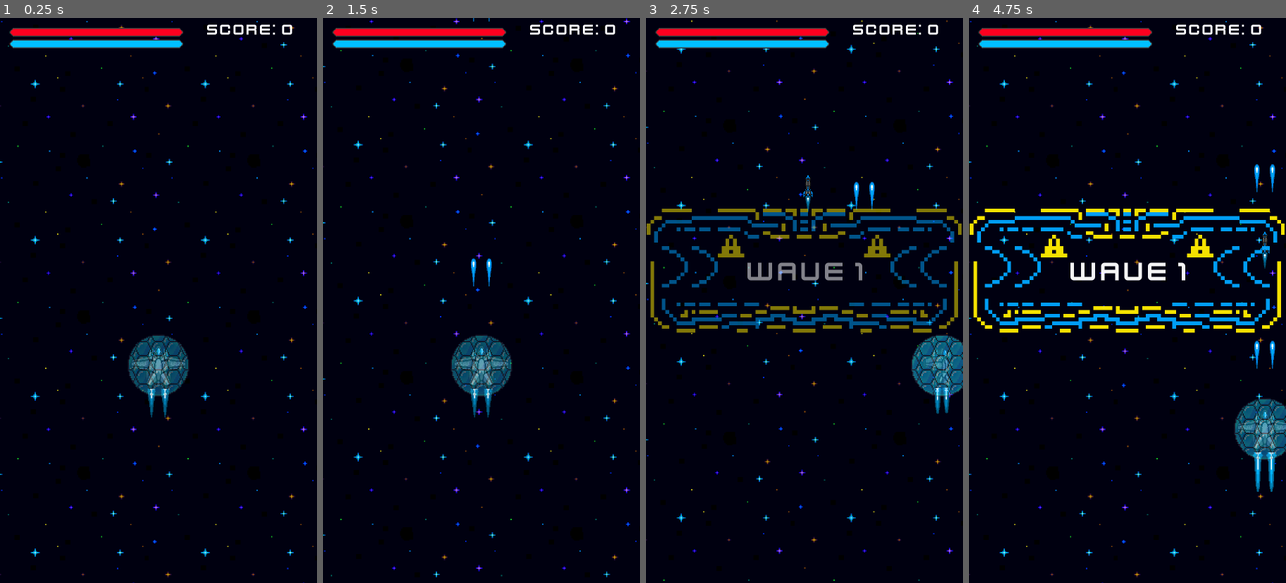
Above: before the commit, frames 1-4 (left to right).
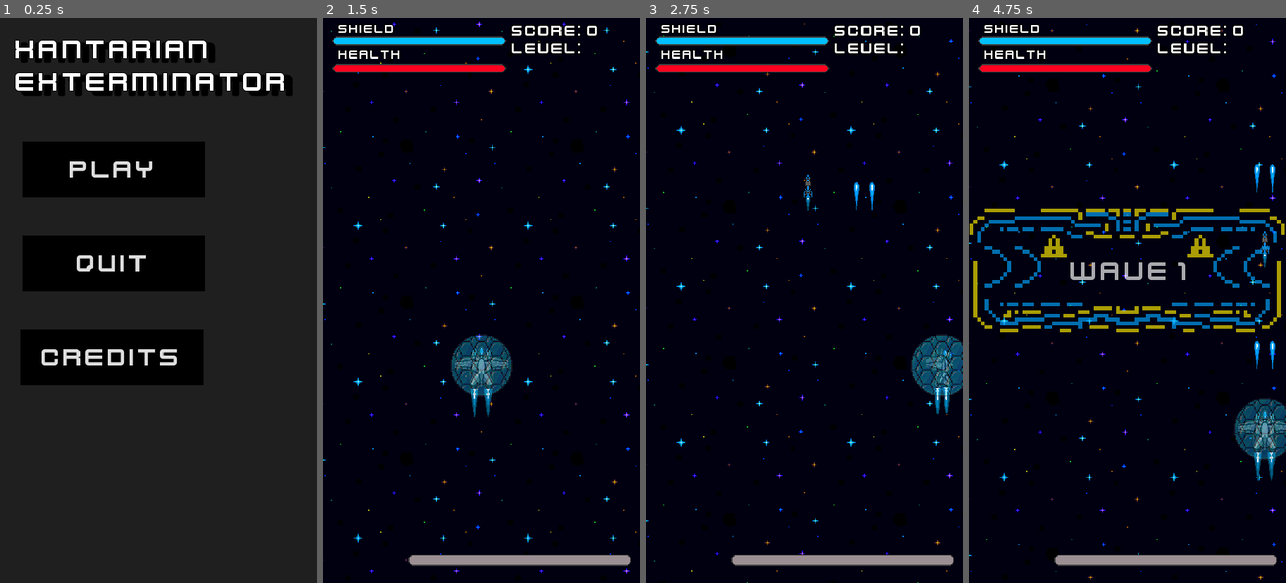
Above: after the commit, the same moments.

Repository: MichaelG-DTE/Final-Godot-DTE-Assessment-Game-Github
Game: Godot game, scene res://Scenes/main_menu.tscn
Two runs of this game, one before a commit and one after it. Both use one fixed random seed, a clock stepped at 60 frames per second and the inputs below. Before the commit the project starts from res://Scenes/level_one.tscn.
Inputs (mouse positions are in pixels of both pictures, inside the frame that each line leads up to):
- Up to frame 1 (0.25 s): no input
- Up to frame 2 (1.5 s): click (433, 357) at 0.5 s, where only the run after the commit has a clickable "CREDITS"; click (437, 170) at 1.25 s, where only the run after the commit has a clickable "PLAY"
- Up to frame 3 (2.75 s): move the mouse to (874, 272) at 2.02 s; hold D (Right) from 2.03 s (still down); hold Right mouse button (MissileShoot) from 2.03 s (still down); click (874, 272) at 2.3 s
- Up to frame 4 (4.75 s): move the mouse to (1064, 328) at 2.77 s; release D (Right) at 2.78 s; release Right mouse button (MissileShoot) at 2.78 s; hold S (Down) 2.78-3.53 s; click (1064, 328) at 2.85 s; right-click (1064, 328) at 3.05 s; move the mouse to (1159, 176) at 3.52 s; hold D (Right) 3.53-4.28 s; hold Right mouse button (MissileShoot) 3.53-4.28 s; click (1159, 176) at 3.8 s; move the mouse to (1111, 413) at 4.27 s; hold W (Up) from 4.28 s (still down); click (1111, 413) at 4.35 s; right-click (1111, 413) at 4.55 s

The runs differ from the first frame. In frame 1, 82% of the frame differs, in the area x 0-100%, y 0-100%; in frame 2, 6.6%; in frame 3, 12%; in frame 4, 12%.

Commit message:
Added main menu and pause menu. Added comments to multiple scripts. Pause menu currently does not resume. Level counter currently displays nothing. Wave Timer does not work.

Diff:
--- a/Scenes/hud.tscn
+++ b/Scenes/hud.tscn
@@ -1,9 +1,27 @@
-[gd_scene load_steps=5 format=3 uid="uid://bxku0qlg6n3ny"]
+[gd_scene load_steps=8 format=3 uid="uid://bxku0qlg6n3ny"]
 
 [ext_resource type="Script" path="res://Scripts/HUD.gd" id="1_jma6v"]
 [ext_resource type="FontFile" uid="uid://curv7mnfbfjud" path="res://Assets/Game Assets/kenvector_future.ttf" id="2_yfgnw"]
-[ext_resource type="PackedScene" uid="uid://43oeh6c1hywj" path="res://Scenes/texture_progress_bar.tscn" id="3_2q4kj"]
-[ext_resource type="PackedScene" uid="uid://clbakaiyc3qut" path="res://Scenes/HealthBar.tscn" id="4_f305r"]
+[ext_resource type="PackedScene" uid="uid://43oeh6c1hywj" path="res://Scenes/shield_bar.tscn" id="3_q4xpe"]
+[ext_resource type="PackedScene" uid="uid://clbakaiyc3qut" path="res://Scenes/health_bar.tscn" id="4_6haqy"]
+
+[sub_resource type="LabelSettings" id="LabelSettings_6r2pk"]
+font = ExtResource("2_yfgnw")
+font_size = 45
+outline_size = 12
+outline_color = Color(0, 0, 0, 1)
+
+[sub_resource type="LabelSettings" id="LabelSettings_l8x45"]
+font = ExtResource("2_yfgnw")
+font_size = 45
+outline_size = 12
+outline_color = Color(0, 0, 0, 1)
+
+[sub_resource type="LabelSettings" id="LabelSettings_02ykb"]
+font = ExtResource("2_yfgnw")
+font_size = 36
+outline_size = 12
+outline_color = Color(0, 0, 0, 1)
 
 [node name="HUD" type="Control"]
 layout_mode = 3
@@ -18,26 +36,51 @@
 layout_mode = 1
 anchors_preset = 10
 anchor_right = 1.0
-offset_left = 264.0
-offset_top = 7.0
-offset_right = 264.0
-offset_bottom = 70.0
+offset_left = 536.0
+offset_top = 9.0
+offset_right = -5.0
+offset_bottom = 72.0
 grow_horizontal = 2
-theme_override_fonts/font = ExtResource("2_yfgnw")
-theme_override_font_sizes/font_size = 45
 text = "Score: 9999"
-horizontal_alignment = 1
+label_settings = SubResource("LabelSettings_6r2pk")
 
-[node name="ShieldBar" parent="." instance=ExtResource("3_2q4kj")]
+[node name="Level" type="Label" parent="."]
+layout_mode = 0
+offset_left = 536.0
+offset_top = 60.0
+offset_right = 889.0
+offset_bottom = 128.0
+text = "Level: 1"
+label_settings = SubResource("LabelSettings_l8x45")
+
+[node name="Shield" type="Label" parent="."]
+layout_mode = 0
+offset_left = 44.0
+offset_top = 10.0
+offset_right = 206.0
+offset_bottom = 51.0
+text = "Shield"
+label_settings = SubResource("LabelSettings_02ykb")
+
+[node name="ShieldBar" parent="." instance=ExtResource("3_q4xpe")]
 layout_mode = 0
 offset_left = 27.0
-offset_top = 61.0
+offset_top = 53.0
 offset_right = 520.0
-offset_bottom = 86.0
+offset_bottom = 78.0
 
-[node name="HealthBar" parent="." instance=ExtResource("4_f305r")]
+[node name="Health" type="Label" parent="."]
+layout_mode = 0
+offset_left = 44.0
+offset_top = 83.0
+offset_right = 224.0
+offset_bottom = 124.0
+text = "Health"
+label_settings = SubResource("LabelSettings_02ykb")
+
+[node name="HealthBar" parent="." instance=ExtResource("4_6haqy")]
 layout_mode = 0
 offset_left = 27.0
-offset_top = 28.0
+offset_top = 130.0
 offset_right = 520.0
-offset_bottom = 53.0
+offset_bottom = 155.0
--- a/Scenes/level_one.tscn
+++ b/Scenes/level_one.tscn
@@ -10,6 +10,8 @@
 [ext_resource type="FontFile" uid="uid://curv7mnfbfjud" path="res://Assets/Game Assets/kenvector_future.ttf" id="6_4guqa"]
 [ext_resource type="PackedScene" uid="uid://cbjr3pu0m2hjr" path="res://Scenes/xantarian_skimmer.tscn" id="6_j5xpc"]
 [ext_resource type="PackedScene" uid="uid://cav32g27pjgwf" path="res://Scenes/level_complete_screen.tscn" id="8_33qqh"]
+[ext_resource type="PackedScene" uid="uid://xcn38tku7c7k" path="res://Scenes/pause_menu.tscn" id="9_kt6xs"]
+[ext_resource type="PackedScene" uid="uid://clbakaiyc3qut" path="res://Scenes/health_bar.tscn" id="10_8354x"]
 
 [sub_resource type="LabelSettings" id="LabelSettings_y75hu"]
 font = ExtResource("6_4guqa")
@@ -141,11 +143,11 @@
 }
 
 [node name="Level_One" type="Node2D"]
+process_mode = 3
 script = ExtResource("1_8c86t")
 wave1 = Array[PackedScene]([ExtResource("6_j5xpc"), ExtResource("6_j5xpc")])
 wave2 = Array[PackedScene]([ExtResource("6_j5xpc"), ExtResource("6_j5xpc"), ExtResource("4_vxc3a")])
 wave3 = Array[PackedScene]([ExtResource("4_vxc3a"), ExtResource("4_vxc3a"), ExtResource("6_j5xpc")])
-level = 0
 
 [node name="UI_Layer" type="CanvasLayer" parent="."]
 
@@ -206,6 +208,20 @@
 [node name="LevelCompleteScreen" parent="UI_Layer" instance=ExtResource("8_33qqh")]
 visible = false
 
+[node name="PauseMenu" parent="UI_Layer" instance=ExtResource("9_kt6xs")]
+visible = false
+offset_left = 1.0
+offset_top = 6.0
+offset_right = 1.0
+offset_bottom = 6.0
+
+[node name="TimerBar" parent="UI_Layer" instance=ExtResource("10_8354x")]
+offset_left = 243.0
+offset_top = 1520.0
+offset_right = 875.0
+offset_bottom = 1552.0
+tint_progress = Color(0.6118, 0.558706, 0.575281, 1)
+
 [node name="Background" type="Sprite2D" parent="."]
 texture_repeat = 2
 position = Vector2(-72, 0)
--- a/Scenes/level_three.tscn
+++ b/Scenes/level_three.tscn
@@ -12,7 +12,7 @@
 wave1 = Array[PackedScene]([ExtResource("2_mpa76"), ExtResource("4_i0jv6"), ExtResource("3_8suaa"), ExtResource("6_fwvvf")])
 wave2 = Array[PackedScene]([ExtResource("2_mpa76"), ExtResource("6_fwvvf"), ExtResource("4_i0jv6"), ExtResource("3_8suaa"), ExtResource("5_2y4no")])
 wave3 = Array[PackedScene]([ExtResource("2_mpa76"), ExtResource("5_2y4no"), ExtResource("7_3ac77"), ExtResource("4_i0jv6"), ExtResource("3_8suaa"), ExtResource("6_fwvvf")])
-level = 2
+level = 3
 
 [node name="EnemySpawnTimer" parent="." index="8"]
 wait_time = 0.3
--- a/Scenes/level_two.tscn
+++ b/Scenes/level_two.tscn
@@ -10,4 +10,4 @@
 wave1 = Array[PackedScene]([ExtResource("2_ry3bw"), ExtResource("3_4slvd"), ExtResource("4_2pk2k")])
 wave2 = Array[PackedScene]([ExtResource("2_ry3bw"), ExtResource("4_2pk2k"), ExtResource("2_ry3bw")])
 wave3 = Array[PackedScene]([ExtResource("4_2pk2k"), ExtResource("4_2pk2k"), ExtResource("2_ry3bw"), ExtResource("5_8c576")])
-level = 1
+level = 2
--- /dev/null
+++ b/Scenes/main_menu.tscn
@@ -0,0 +1,99 @@
+[gd_scene load_steps=6 format=3 uid="uid://ctfru7ihmin6r"]
+
+[ext_resource type="Script" path="res://Scripts/main_menu.gd" id="1_dygg4"]
+[ext_resource type="FontFile" uid="uid://curv7mnfbfjud" path="res://Assets/Game Assets/kenvector_future.ttf" id="1_kpvpt"]
+
+[sub_resource type="LabelSettings" id="LabelSettings_c0kw1"]
+font = ExtResource("1_kpvpt")
+font_size = 80
+outline_size = 8
+outline_color = Color(0, 0, 0, 1)
+shadow_size = 20
+shadow_color = Color(0, 0, 0, 1)
+shadow_offset = Vector2(20, 10)
+
+[sub_resource type="StyleBoxFlat" id="StyleBoxFlat_vwj1f"]
+bg_color = Color(0, 0, 0, 1)
+
+[sub_resource type="Theme" id="Theme_y1miy"]
+Button/styles/normal = SubResource("StyleBoxFlat_vwj1f")
+
+[node name="Main Menu" type="Control"]
+layout_mode = 3
+anchors_preset = 15
+anchor_right = 1.0
+anchor_bottom = 1.0
+offset_right = 2.0
+grow_horizontal = 2
+grow_vertical = 2
+script = ExtResource("1_dygg4")
+
+[node name="ColorRect" type="ColorRect" parent="."]
+layout_mode = 1
+anchors_preset = 15
+anchor_right = 1.0
+anchor_bottom = 1.0
+grow_horizontal = 2
+grow_vertical = 2
+color = Color(0.123473, 0.123473, 0.123473, 1)
+
+[node name="Title" type="Label" parent="."]
+layout_mode = 1
+offset_left = 44.0
+offset_top = 43.0
+offset_right = 1024.0
+offset_bottom = 226.0
+text = "XANTARIAN
+EXTERMINATOR"
+label_settings = SubResource("LabelSettings_c0kw1")
+vertical_alignment = 1
+
+[node name="PlayButton" type="Button" parent="."]
+layout_mode = 1
+anchors_preset = 4
+anchor_top = 0.5
+anchor_bottom = 0.5
+offset_left = 64.0
+offset_top = -450.0
+offset_right = 583.0
+offset_bottom = -292.0
+grow_vertical = 2
+theme = SubResource("Theme_y1miy")
+theme_override_fonts/font = ExtResource("1_kpvpt")
+theme_override_font_sizes/font_size = 75
+text = "PLAY"
+
+[node name="QuitButton" type="Button" parent="."]
+layout_mode = 1
+anchors_preset = 4
+anchor_top = 0.5
+anchor_bottom = 0.5
+offset_left = 64.0
+offset_top = -184.0
+offset_right = 583.0
+offset_bottom = -26.0
+grow_vertical = 2
+theme = SubResource("Theme_y1miy")
+theme_override_fonts/font = ExtResource("1_kpvpt")
+theme_override_font_sizes/font_size = 75
+text = "QUIT
+"
+
+[node name="Credits" type="Button" parent="."]
+layout_mode = 1
+anchors_preset = 4
+anchor_top = 0.5
+anchor_bottom = 0.5
+offset_left = 59.0
+offset_top = 83.0
+offset_right = 578.0
+offset_bottom = 241.0
+grow_vertical = 2
+theme = SubResource("Theme_y1miy")
+theme_override_fonts/font = ExtResource("1_kpvpt")
+theme_override_font_sizes/font_size = 75
+text = "CREDITS"
+
+[connection signal="pressed" from="PlayButton" to="." method="_on_play_button_pressed"]
+[connection signal="pressed" from="QuitButton" to="." method="_on_quit_button_pressed"]
+[connection signal="pressed" from="Credits" to="." method="_on_credits_pressed"]
--- /dev/null
+++ b/Scenes/pause_menu.tscn
@@ -0,0 +1,144 @@
+[gd_scene load_steps=6 format=3 uid="uid://xcn38tku7c7k"]
+
+[ext_resource type="Script" path="res://Scripts/pause_menu.gd" id="1_i3lgl"]
+[ext_resource type="FontFile" uid="uid://curv7mnfbfjud" path="res://Assets/Game Assets/kenvector_future.ttf" id="1_qfy4i"]
+
+[sub_resource type="StyleBoxFlat" id="StyleBoxFlat_7hf3v"]
+corner_radius_top_left = 35
+corner_radius_top_right = 35
+corner_radius_bottom_right = 35
+corner_radius_bottom_left = 35
+
+[sub_resource type="LabelSettings" id="LabelSettings_6t3my"]
+font = ExtResource("1_qfy4i")
+font_size = 70
+
+[sub_resource type="LabelSettings" id="LabelSettings_uivoh"]
+font = ExtResource("1_qfy4i")
+font_size = 20
+
+[node name="PauseMenu" type="Control"]
+layout_mode = 3
+anchors_preset = 15
+anchor_right = 1.0
+anchor_bottom = 1.0
+grow_horizontal = 2
+grow_vertical = 2
+script = ExtResource("1_i3lgl")
+
+[node name="ColorRect" type="ColorRect" parent="."]
+modulate = Color(1, 1, 1, 0.494118)
+layout_mode = 1
+anchors_preset = 15
+anchor_right = 1.0
+anchor_bottom = 1.0
+grow_horizontal = 2
+grow_vertical = 2
+color = Color(0.121569, 0.121569, 0.121569, 1)
+
+[node name="Panel" type="Panel" parent="."]
+layout_mode = 1
+anchors_preset = 8
+anchor_left = 0.5
+anchor_top = 0.5
+anchor_right = 0.5
+anchor_bottom = 0.5
+offset_left = -347.0
+offset_top = -607.0
+offset_right = 339.0
+offset_bottom = 79.0
+grow_horizontal = 2
+grow_vertical = 2
+theme_override_styles/panel = SubResource("StyleBoxFlat_7hf3v")
+
+[node name="Paused" type="Label" parent="."]
+layout_mode = 1
+anchors_preset = 8
+anchor_left = 0.5
+anchor_top = 0.5
+anchor_right = 0.5
+anchor_bottom = 0.5
+offset_left = -228.0
+offset_top = -587.0
+offset_right = 234.0
+offset_bottom = -470.0
+grow_horizontal = 2
+grow_vertical = 2
+text = "PAUSED"
+label_settings = SubResource("LabelSettings_6t3my")
+horizontal_alignment = 1
+vertical_alignment = 1
+
+[node name="Cheeky" type="Label" parent="."]
+layout_mode = 1
+anchors_preset = 8
+anchor_left = 0.5
+anchor_top = 0.5
+anchor_right = 0.5
+anchor_bottom = 0.5
+offset_left = -298.0
+offset_top = -463.0
+offset_right = 287.0
+offset_bottom = -414.0
+grow_horizontal = 2
+grow_vertical = 2
+text = "Are you really going to
+ take a break now?"
+label_settings = SubResource("LabelSettings_uivoh")
+horizontal_alignment = 1
+
+[node name="Resume" type="Button" parent="."]
+layout_mode = 1
+anchors_preset = 8
+anchor_left = 0.5
+anchor_top = 0.5
+anchor_right = 0.5
+anchor_bottom = 0.5
+offset_left = -239.0
+offset_top = -385.0
+offset_right = 232.0
+offset_bottom = -294.0
+grow_horizontal = 2
+grow_vertical = 2
+theme_override_fonts/font = ExtResource("1_qfy4i")
+theme_override_font_sizes/font_size = 40
+text = "RESUME"
+
+[node name="Quit" type="Button" parent="."]
+layout_mode = 1
+anchors_preset = 8
+anchor_left = 0.5
+anchor_top = 0.5
+anchor_right = 0.5
+anchor_bottom = 0.5
+offset_left = -238.0
+offset_top = -145.0
+offset_right = 233.0
+offset_bottom = -54.0
+grow_horizontal = 2
+grow_vertical = 2
+theme_override_fonts/font = ExtResource("1_qfy4i")
+theme_override_font_sizes/font_size = 40
+text = "QUIT"
+
+[node name="Restart" type="Button" parent="."]
+layout_mode = 1
+anchors_preset = 8
+anchor_left = 0.5
+anchor_top = 0.5
+anchor_right = 0.5
+anchor_bottom = 0.5
+offset_left = -240.0
+offset_top = -267.0
+offset_right = 231.0
+offset_bottom = -176.0
+grow_horizontal = 2
+grow_vertical = 2
+theme_override_fonts/font = ExtResource("1_qfy4i")
+theme_override_font_sizes/font_size = 40
+text = "RESTART
+"
+
+[connection signal="pressed" from="Resume" to="." method="_on_resume_pressed"]
+[connection signal="pressed" from="Quit" to="." method="_on_quit_pressed"]
+[connection signal="pressed" from="Restart" to="." method="_on_restart_pressed"]
--- a/Scripts/GameOverScreen.gd
+++ b/Scripts/GameOverScreen.gd
@@ -1,7 +1,7 @@
 extends Control
 
 func _on_quit_button_pressed():
-	get_tree().quit()
+	get_tree().change_scene_to_file("res://Scenes/main_menu.tscn")
 
 func _on_restart_button_pressed():
 	GlobalVar.score = 0
--- a/Scripts/HUD.gd
+++ b/Scripts/HUD.gd
@@ -2,5 +2,6 @@
 
 func _process(delta):
 	$Score.text = "Score: " + str(GlobalVar.score)
+	$Level.text = "Level: "
 	$ShieldBar.value = GlobalVar.shield_health
 	$HealthBar.value = GlobalVar.health
--- a/Scripts/health_collectable.gd
+++ b/Scripts/health_collectable.gd
@@ -1,13 +1,19 @@
 extends Area2D
 
+#speed of the collectable as it moves downscreen
 @export var speed = 400
 
+#when the collectable goes off screen, it is deleted from existance
 func _on_visible_on_screen_notifier_2d_screen_exited():
 	queue_free()
 
+#the y position of the object = speed * time, every second
 func _process(delta):
 	global_position.y += speed * delta
 
+#when the player collides with the object, it adds two to the health,
+#and checks whether the GlobalVariable is below the max of 20. If it is 20, it does not add to the shield health
+#after that, it deletes the object
 func _on_body_entered(body):
 	if body is Player:
 		if GlobalVar.health < 20:
--- a/Scripts/level_complete_screen.gd
+++ b/Scripts/level_complete_screen.gd
@@ -11,7 +11,7 @@
 		pass
 
 func _on_quit_game_pressed():
-	get_tree().quit()
+	get_tree().change_scene_to_file("res://Scenes/main_menu.tscn")
 
 func set_score(score):
 	$Panel/Score.text = "Score: " + str(GlobalVar.score)
--- a/Scripts/level_one.gd
+++ b/Scripts/level_one.gd
@@ -1,9 +1,13 @@
 extends Node2D
 
+
+
+#wave arrays
 @export var wave1: Array[PackedScene] = []
 @export var wave2: Array[PackedScene] = []
 @export var wave3: Array[PackedScene] = []
 
+#variables
 @onready var player_spawn_pos = $PlayerSpawnPos
 @onready var laser_container = $laser_container
 @onready var enemy_container = $enemy_container
@@ -11,6 +15,8 @@
 @onready var hud = $UI_Layer/HUD
 @onready var gos = $UI_Layer/GameOverScreen
 @onready var lcs = $UI_Layer/LevelCompleteScreen
+@onready var pause_menu = $UI_Layer/PauseMenu
+@onready var timer_bar = $UI_Layer/TimerBar
 @onready var screensize = get_viewport_rect().size
 @export var level = 1
 @export var waves = 3
@@ -20,28 +26,51 @@
 
 #spawn da playa, and put him on his spawn pos
 func _ready():
+	#get the player from its group
 	player = get_tree().get_first_node_in_group("players")
+	#make sure the player exists at the start of the game
 	assert(player!=null)
+	#set the players health and shield health
 	GlobalVar.shield_health = 15
 	GlobalVar.health = 20
+	#player position at the start of the game
 	player.global_position = Vector2(screensize.x / 2, player_spawn_pos.global_position.y)
+	#connecting signals from the player to the game script
 	player.laser_shot.connect(_on_player_laser_shot)
 	player.missile_shot.connect(_on_player_missile_shot)
 	player.killed.connect(_on_player_killed)
 	$EnemySpawnTimer.stop()
 	if waves == 3:
+		#makes the first wave warning symbol appear, then plays an animation
 		$UI_Layer/HUD/WaveWarning.visible = true
 		$UI_Layer/HUD/Wave1.visible = true
 		$UI_Layer/HUD/WaveFlashing.play("WarningFlashing")
+		#creates a timer that determines the break between waves
 		await get_tree().create_timer(wave_warning_timer).timeout
+		#waits for the animtion to be finished
 		await $UI_Layer/HUD/WaveFlashing.animation_finished
+		#makes the flashing invisible
 		$UI_Layer/HUD/WaveWarning.visible = false
 		$UI_Layer/HUD/Wave1.visible = false
+		#starts the enemy spawn timer at the beginning of the wave
 		$EnemySpawnTimer.start()
 
-func _process(_delta):
+func _input(event):
+	if event.is_action_pressed("Pause"):
+		swap_pause_state()
+
+func swap_pause_state():
+	if not pause_menu.visible:
+		pause_menu.visible = true
+		get_tree().paused = true
+	else:
+		get_tree().paused = false
+		pause_menu.visible = false
+
+func _process(delta):
 	if Input.is_action_just_pressed("Quit"):
-		get_tree().quit()
+		get_tree().change_scene_to_file("res://Scenes/main_menu.tscn")
+
 
 #shootin lasars in dis house
 func _on_player_laser_shot(laser_scene, location):
@@ -57,24 +86,33 @@
 #spawnin enemias in dis house
 func _on_enemy_spawn_timer_timeout():
 	if waves == 3:
+		#looks in the wave one array and picks a random enemy
 		var e = wave1.pick_random().instantiate()
+		#spawns the enemy in a random spot depending on the width of screen, minus 50 pixels on either side, so no enemies spawn offscreen
 		e.global_position = Vector2(randf_range(50, screensize.x - 50), -50)
+		#connect to the enemy killed signal
 		e.killed.connect(_on_enemy_killed)
+		#add the enemies to a node container, to keep everything orderly
 		enemy_container.add_child(e)
 	elif waves == 2:
+		#looks in the wave two array and picks a random enemy
 		var e = wave2.pick_random().instantiate()
 		e.global_position = Vector2(randf_range(50, screensize.x - 50), -50)
 		e.killed.connect(_on_enemy_killed)
 		enemy_container.add_child(e)
 	elif waves == 1:
+		#looks in the wave three array and picks a random enemy
 		var e = wave3.pick_random().instantiate()
 		e.global_position = Vector2(randf_range(50, screensize.x - 50), -50)
 		e.killed.connect(_on_enemy_killed)
 		enemy_container.add_child(e)
 	elif waves == 0:
 			print("level finished")
+			#set the score in the Level Complete Screen
 			lcs.set_score(GlobalVar.score)
+			#short break
 			await get_tree().create_timer(2.25).timeout
+			#poof its visible
 			lcs.visible = true
 
 #kill da enemy, get da points
@@ -95,6 +133,7 @@
 	await get_tree().create_timer(1).timeout
 	if waves == 2:
 		$UI_Layer/HUD/WaveWarning.visible = true
+		#same as above, but makes the second wave symbol appear instead of wave one
 		$UI_Layer/HUD/Wave2.visible = true
 		$UI_Layer/HUD/WaveFlashing.play("WarningFlashing")
 		await get_tree().create_timer(wave_warning_timer).timeout
@@ -104,6 +143,7 @@
 		$EnemySpawnTimer.start()
 	elif waves == 1:
 		$UI_Layer/HUD/WaveWarning.visible = true
+		#same as above, but makes the third wave symbol appear instead of wave two
 		$UI_Layer/HUD/Wave3.visible = true
 		$UI_Layer/HUD/WaveFlashing.play("WarningFlashing")
 		await get_tree().create_timer(wave_warning_timer).timeout
--- /dev/null
+++ b/Scripts/main_menu.gd
@@ -0,0 +1,10 @@
+extends Control
+
+func _on_play_button_pressed():
+	get_tree().change_scene_to_file("res://Scenes/level_one.tscn")
+
+func _on_quit_button_pressed():
+	get_tree().quit()
+
+func _on_credits_pressed():
+	pass
--- /dev/null
+++ b/Scripts/pause_menu.gd
@@ -0,0 +1,11 @@
+extends Control
+
+
+func _on_resume_pressed():
+	Input.action_press("Pause")
+
+func _on_quit_pressed():
+	get_tree().change_scene_to_file("res://Scenes/main_menu.tscn")
+
+func _on_restart_pressed():
+	get_tree().reload_current_scene()
--- a/Scripts/player.gd
+++ b/Scripts/player.gd
@@ -1,10 +1,12 @@
+#puts the player into a class, so that it can be detected by the enemies and enemy lasers
 class_name Player extends CharacterBody2D
 
+#signals
 signal laser_shot(laser_scene, location)
 signal missile_shot(missile_scene, location)
 signal killed
 
-#variables speed, fire, screen, pew pew
+#variables speed, fire, screen, pew pew(the position where the lasers spawn), ms (where the missiles spawn)
 @export var speed = 600
 @export var rate_of_fire = 0.15
 @export var missile_fire_rate = 1.5
@@ -16,12 +18,16 @@
 var laser_scene = preload("res://Scenes/laser.tscn")
 var missile_scene = preload("res://Scenes/missile.tscn")
 
-#shoot cooldown
+#shoot and missile cooldown
 var shoot_cd := false
 var missile_cd := false
 
+#if dead = false, then the player can move and shoot
 var dead = false
 
+#every second, the game checks for the input from the mouse or keyboard, and then assures whether the player is not dead, and the cooldown is true
+#it then calls the func "shoot"
+#after that, it creates a timer to cooldown, which then resets the shoot or missiles cooldown back to false, so the process repeats
 func _process(delta):
 	if Input.is_action_pressed("Shoot"):
 		if !shoot_cd and !dead:
@@ -38,7 +44,9 @@
 	else:
 		pass
 
+#every second, the physics is processed, which allows for movement
 #movement and banking left and right
+#the animation for the player and the thrusters is determined on whether the player is moving up, left or right
 func _physics_process(delta):
 	if !dead:
 		var direction = Input.get_vector("Left", "Right", "Up", "Down")
@@ -62,14 +70,20 @@
 		velocity = direction * speed
 		move_and_slide()
 
+#clamps the player into the scene, preventing leaving the camera sight
 	global_position = global_position.clamp(Vector2(60, 60), screensize - Vector2(60, 60))
 
+	#when the shoot function is called, the laser scene is instantiated in the level script at the position of the "pew pew"
 func shoot():
 	laser_shot.emit(laser_scene, pew_pew.global_position)
 
+	#same with this one, except for the missile instead
 func shoot2():
 	missile_shot.emit(missile_scene, ms.global_position)
 
+#when the player takes damage, it is minused from the GlobalVariable
+#when it reaches zero, it plays the explosion animation, and makes the collision die and the texture invisible
+#then the player is queue freed
 func take_damage(amount):
 	GlobalVar.health -= amount
 	if GlobalVar.health <= 0:
--- a/Scripts/shield_collectable.gd
+++ b/Scripts/shield_collectable.gd
@@ -1,13 +1,19 @@
 extends Area2D
 
+#speed of the collectable as it moves downscreen
 @export var speed = 400
 
+#when the collectable goes off screen, it is deleted from existance
 func _on_visible_on_screen_notifier_2d_screen_exited():
 	queue_free()
 
+#the y position of the object = speed * time, every second
 func _process(delta):
 	global_position.y += speed * delta
 
+#when the player collides with the object, it adds two to the shield health,
+#and checks whether the GlobalVariable is below the max of 15. If it is 15, it does not add to the shield health
+#after that, it deletes the object
 func _on_body_entered(body):
 	if body is Player:
 		if GlobalVar.shield_health < 15:
--- a/project.godot
+++ b/project.godot
@@ -11,7 +11,7 @@
 [application]
 
 config/name="Xantarian Exterminator - Godot Final DTE Game"
-run/main_scene="res://Scenes/level_one.tscn"
+run/main_scene="res://Scenes/main_menu.tscn"
 config/features=PackedStringArray("4.2", "Forward Plus")
 config/icon="res://icon.svg"
 
@@ -23,6 +23,7 @@
 
 window/size/viewport_width=900
 window/size/viewport_height=1600
+window/stretch/mode="canvas_items"
 
 [editor]
 
Not shown: 2 places in Scenes/health_bar.tscn that only renumber resources
Not shown: 1 places in Scenes/level_one.tscn that only renumber resources
Not shown: 2 places in Scenes/shield_bar.tscn that only renumber resources
